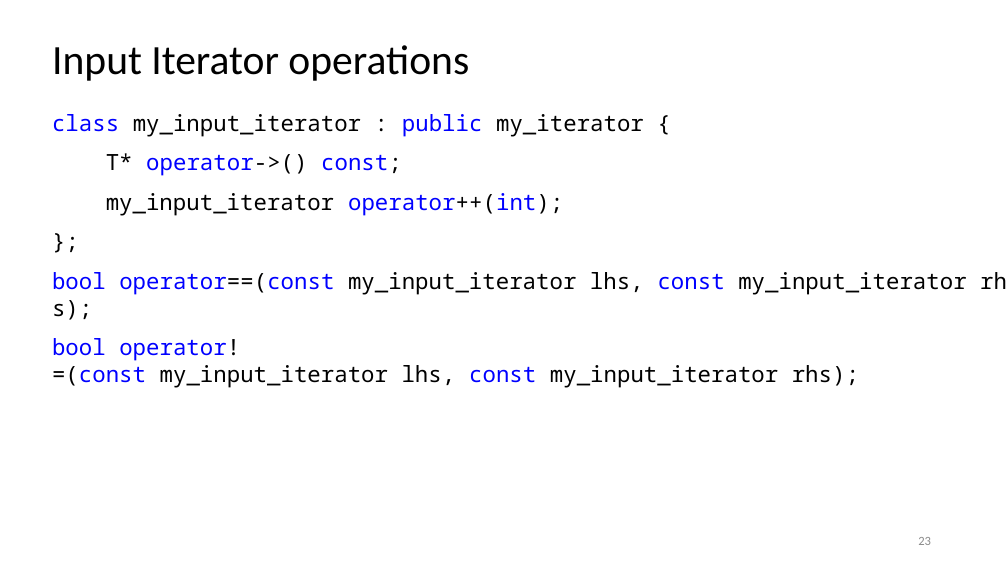
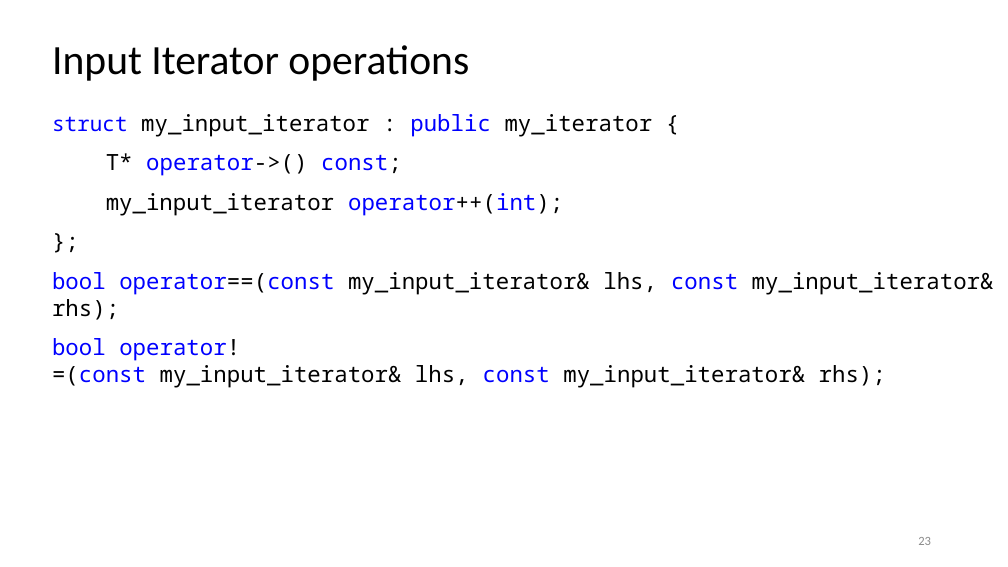
Before and after one commit to rarutyun/cpp-courses, a slide deck: slide 23 of 08_iterators/08_iterators.pptx. Drawn at 1008x567 pixels with LibreOffice and Linux fonts; fonts in the diff are those of the drawing. Boxes give left, top, right and bottom in pixels: in the first picture for what was removed or moved away, otherwise in the second. Text is boxed around its words. In the diff, an @@ line names an element or a change of style, - is before the commit and + after.

```diff
--- a/08_iterators/08_iterators.pptx
+++ b/08_iterators/08_iterators.pptx
@@ text at [52, 114, 653, 137]: text changed @@
-class my_input_iterator : public my_iterator {
+struct my_input_iterator : public my_iterator {
@@ text at [52, 272, 994, 388]: text changed @@
-bool operator==(const my_input_iterator lhs, const my_input_iterator rhs);
-bool operator!=(const my_input_iterator lhs, const my_input_iterator rhs);
+bool operator==(const my_input_iterator& lhs, const my_input_iterator& rhs);
+bool operator!=(const my_input_iterator& lhs, const my_input_iterator& rhs);
```
Also in this commit, not shown: 15 other slides changed.
